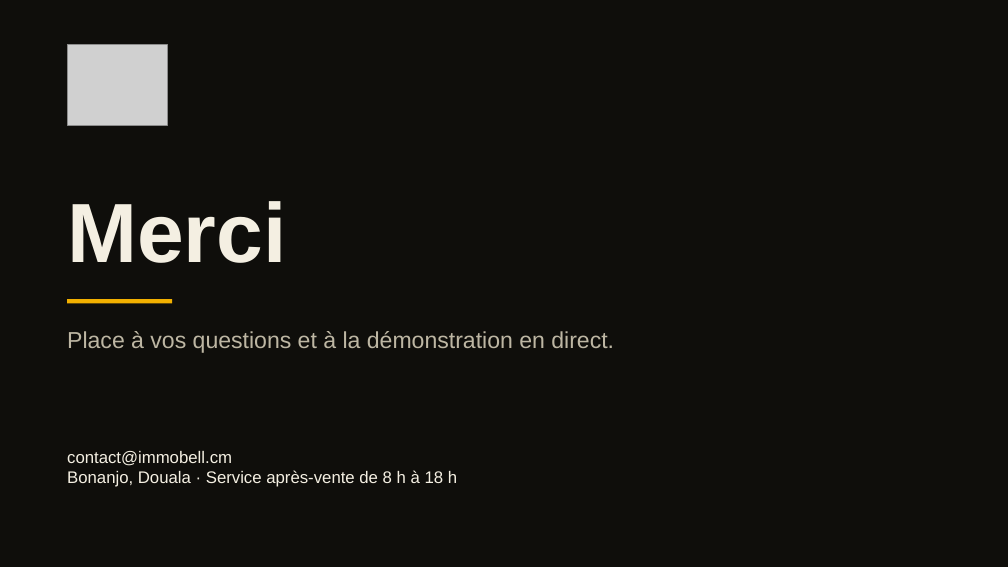
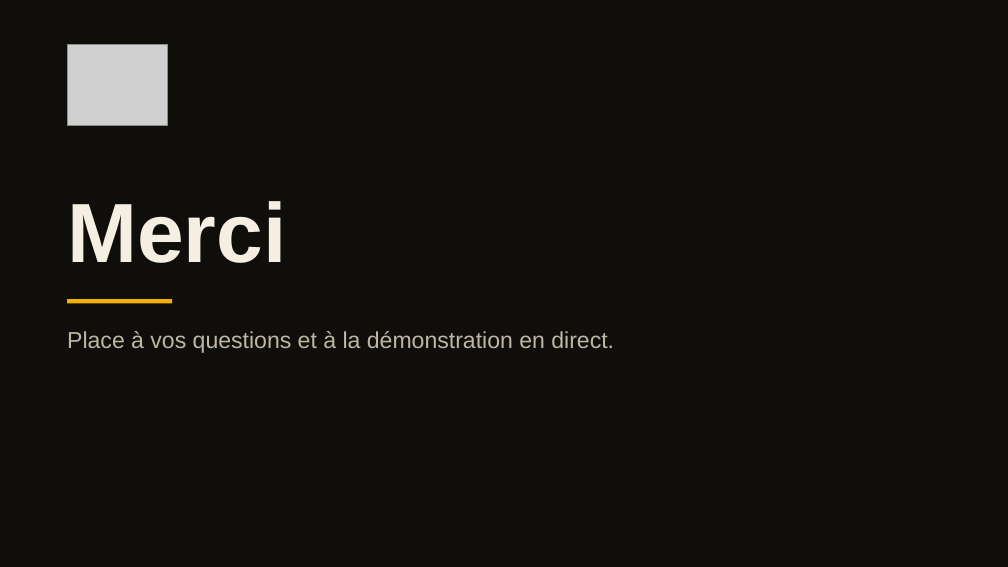
Before and after one commit to bbaf07/Immo-Bell, a slide deck: slide 11 of docs/rapports/Presentation-ImmoBell.pptx. Drawn at 1008x567 pixels with LibreOffice and Linux fonts; fonts in the diff are those of the drawing; grey boxes stand for pictures. Boxes give left, top, right and bottom in pixels: in the first picture for what was removed or moved away, otherwise in the second. Text is boxed around its words. In the diff, an @@ line names an element or a change of style, - is before the commit and + after.

```diff
--- a/docs/rapports/Presentation-ImmoBell.pptx
+++ b/docs/rapports/Presentation-ImmoBell.pptx
@@ text removed at (67,451,457,487) @@
-contact@immobell.cm
-Bonanjo, Douala · Service après-vente de 8 h à 18 h
```
Also in this commit, not shown: 2 other slides changed, 3 other files.
